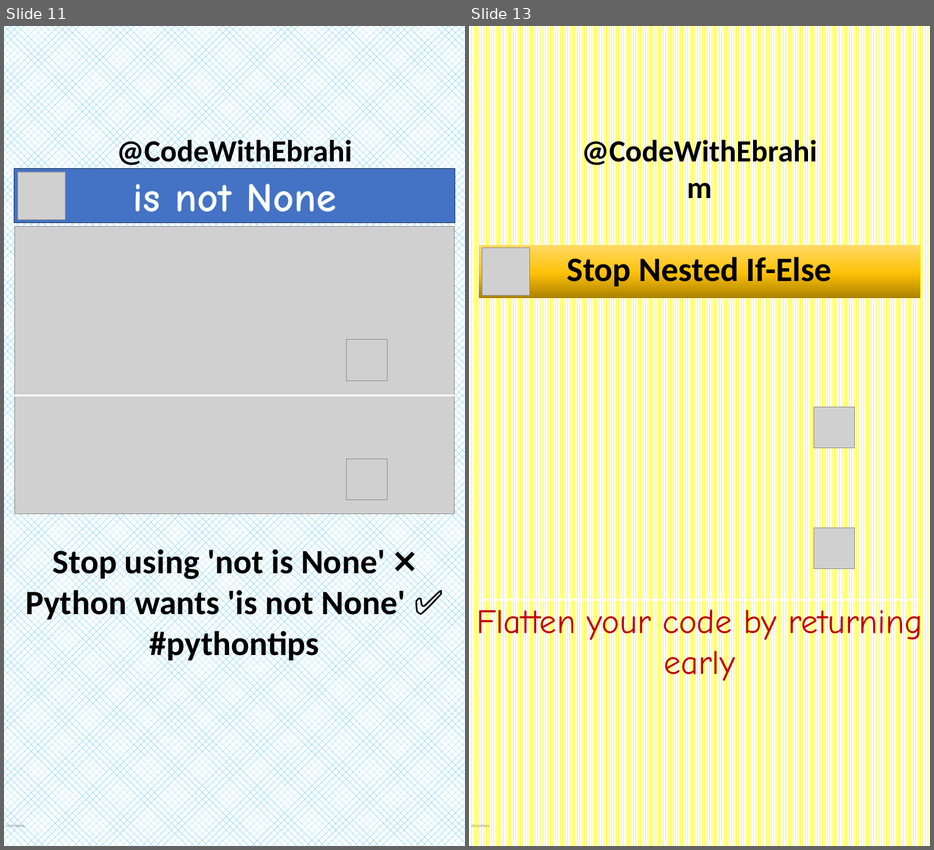
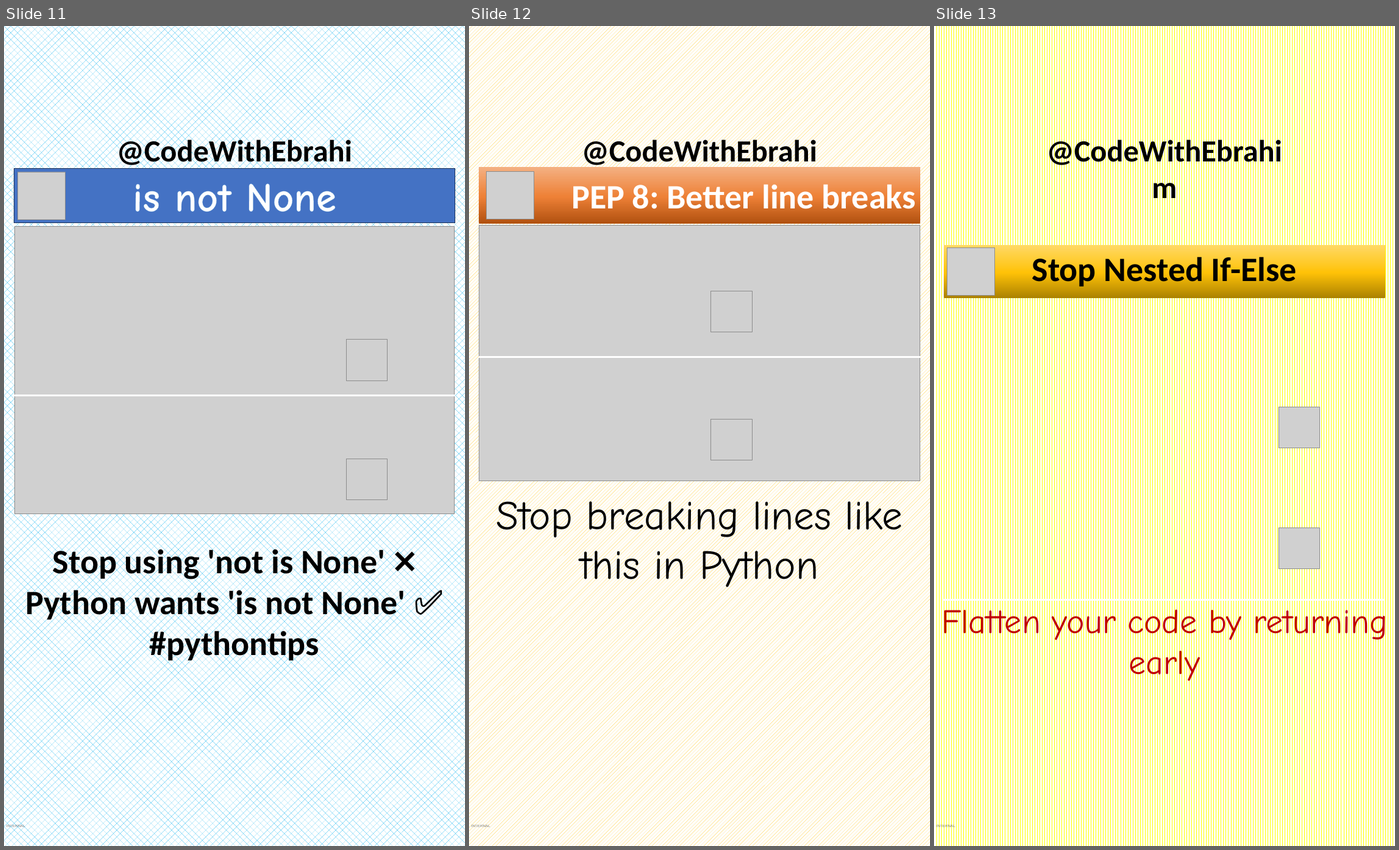
Before and after one commit to ebrahimsalehi1/python_codes, a slide deck: assets/images.pptx. Shown side by side, each under a label of ours: slides 11 and 13 before the commit, slides 11, 12 and 13 after it; the slides between them are not shown. The pictures are 934x850 and 1399x850 pixels, drawn with LibreOffice and Linux fonts; fonts in the diff are those of the drawing; grey boxes stand for pictures; background and template pictures are left out. Boxes give left, top, right and bottom in pixels: in the first picture for what was removed or moved away, otherwise in the second. Text is boxed around its words. In the diff, an @@ line names an element or a change of style, - is before the commit and + after.

```diff
--- a/assets/images.pptx
+++ b/assets/images.pptx
@@ slide 12 added at box(469, 26, 930, 846), background pattern #FFC000 on #FFFFFF; not listed: 2 template elements that a slide beside it also shows @@
@@ rectangle added at box(479, 166, 920, 224), fill gradient #B0500F to #EE8137 to #F4B183, 60 pt, text #FFFFFF, bold @@
+PEP 8: Better line breaks
@@ picture added at box(486, 172, 534, 219) @@
@@ picture added at box(479, 225, 920, 480) @@
@@ picture added at box(711, 291, 752, 332) @@
@@ line added from (479, 357) to (920, 357), #FFFFFF 3 pt @@
@@ picture added at box(711, 419, 752, 460) @@
@@ text added at box(496, 494, 903, 591), 72 pt, text #000000 @@
+Stop breaking lines like this in Python
```
Also in this commit, not shown: 1 slide changed, 1 other slide added, 2 slides removed, 10 other files.
